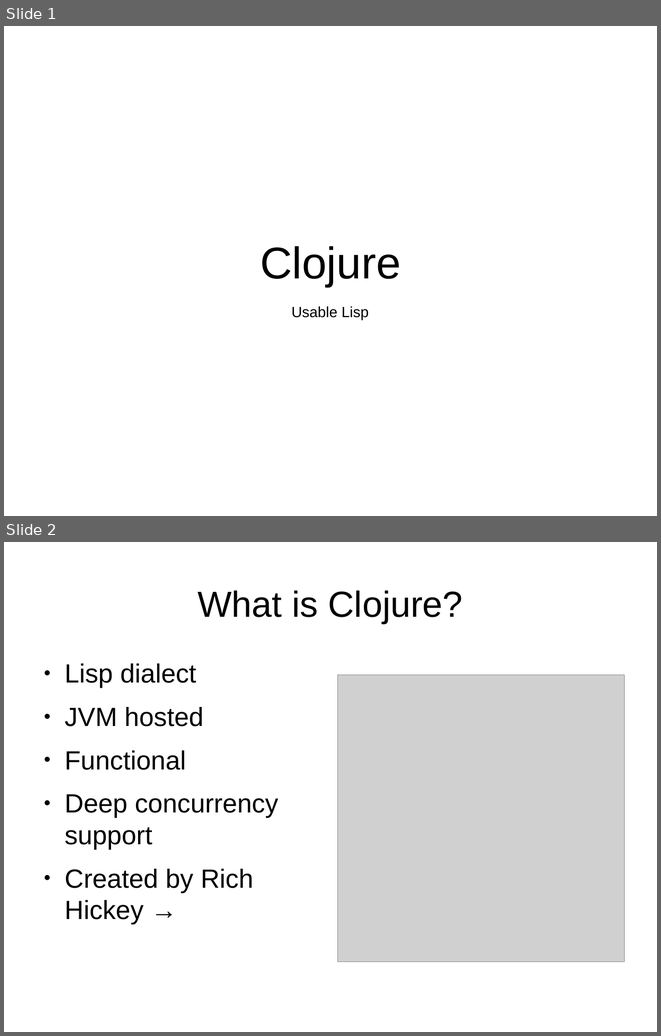
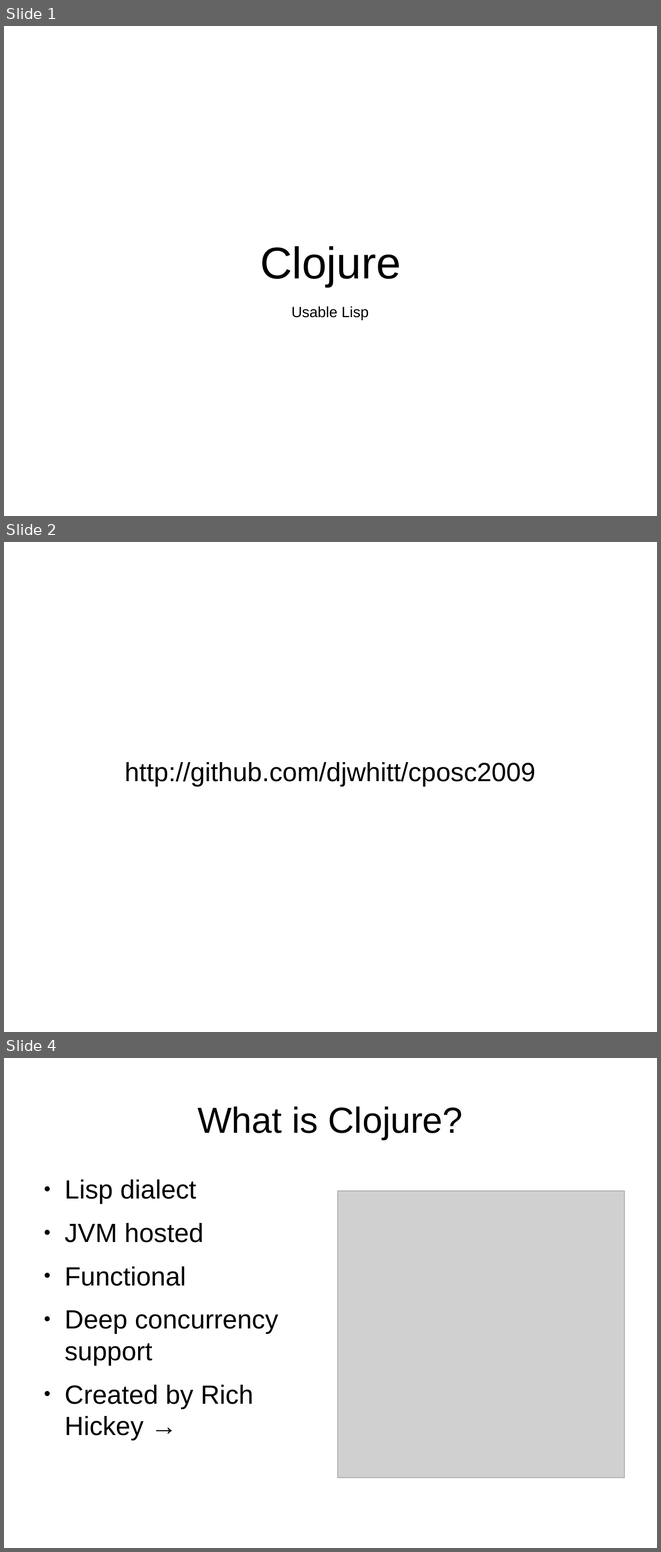
Before and after one commit to djwhitt/cposc2009, a slide deck: slides.odp. Shown one above the other, each under a label of ours: slides 1 and 2 before the commit, slides 1, 2 and 4 after it; the slides between them are not shown. The pictures are 661x1036 and 661x1552 pixels, drawn with LibreOffice and Linux fonts; fonts in the diff are those of the drawing; grey boxes stand for pictures. Boxes give left, top, right and bottom in pixels: in the first picture for what was removed or moved away, otherwise in the second. Text is boxed around its words. In the diff, an @@ line names an element or a change of style, - is before the commit and + after.

```diff
--- a/slides.odp
+++ b/slides.odp
@@ slide 2 added at [4, 542, 657, 1032], background #FFFFFF @@
@@ subtitle added at [125, 762, 536, 786], 32 pt, text #000000 @@
+http://github.com/djwhitt/cposc2009
@@ what was slide 2 is now slide 4 @@
```
Also in this commit, not shown: 4 other slides added, 1 slide removed.
